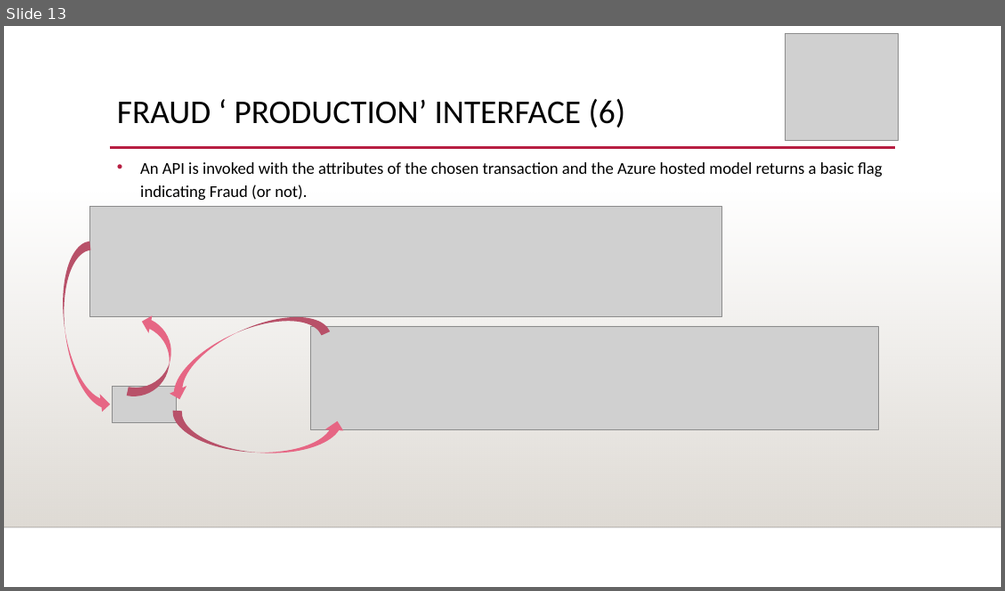
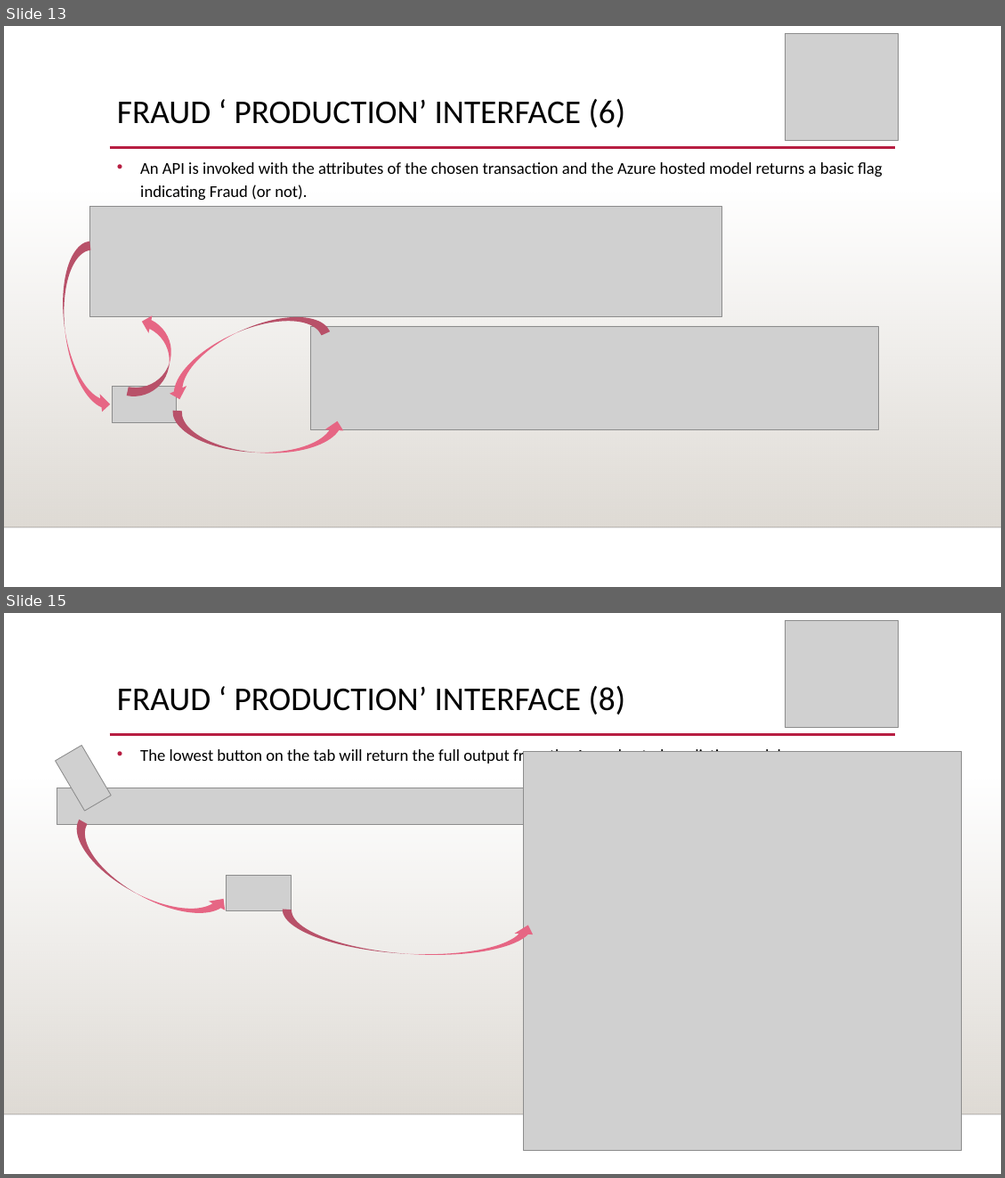
Before and after one commit to JackDaedalus/DBS_FinalProject, a slide deck: Final_Report/User Guide/10524150_DBSFinalProject_UserGuide cf v1-0 200920.pptx. Shown one above the other, each under a label of ours: slide 13 before the commit, slides 13 and 15 after it; the slides between them are not shown. The pictures are 1005x591 and 1005x1178 pixels, drawn with LibreOffice and Linux fonts; fonts in the diff are those of the drawing; grey boxes stand for pictures; background and template pictures are left out. Boxes give left, top, right and bottom in pixels: in the first picture for what was removed or moved away, otherwise in the second. Text is boxed around its words. In the diff, an @@ line names an element or a change of style, - is before the commit and + after.

```diff
--- a/Final_Report/User Guide/10524150_DBSFinalProject_UserGuide cf v1-0 200920.pptx
+++ b/Final_Report/User Guide/10524150_DBSFinalProject_UserGuide cf v1-0 200920.pptx
@@ slide 15 added at (x1=4, y1=613, x2=1001, y2=1174), background picture (left out); not listed: 3 template elements that a slide beside it also shows @@
@@ picture added at (x1=785, y1=620, x2=898, y2=728) @@
@@ title added at (x1=117, y1=686, x2=626, y2=714), 32 pt, text #000000 @@
+FRAUD ‘ PRODUCTION’ INTERFACE (8)
@@ picture added at (x1=55, y1=746, x2=111, y2=811) @@
@@ text added at (x1=140, y1=747, x2=785, y2=765), 16 pt, text #000000 @@
+• The lowest button on the tab will return the full output from the Azure hosted predictive model.
@@ picture added at (x1=523, y1=751, x2=962, y2=1150) @@
@@ picture added at (x1=57, y1=788, x2=535, y2=825) @@
@@ curved right arrow added at (x1=62, y1=819, x2=232, y2=936), fill #E66684 @@
@@ picture added at (x1=226, y1=875, x2=291, y2=910) @@
@@ curved right arrow added at (x1=281, y1=909, x2=537, y2=962), fill #E66684 @@
```
Also in this commit, not shown: 1 other slide added, 19 other files.
